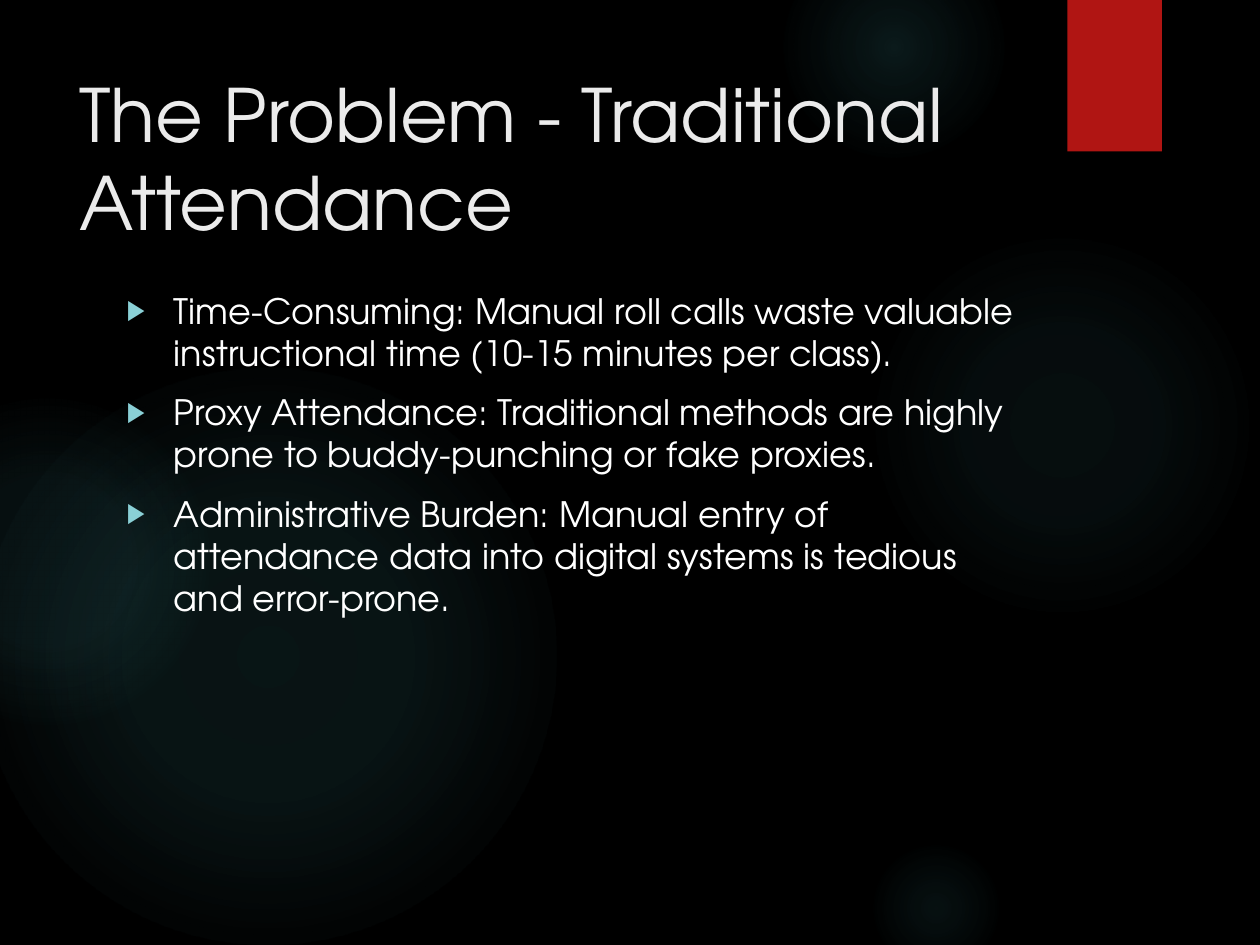
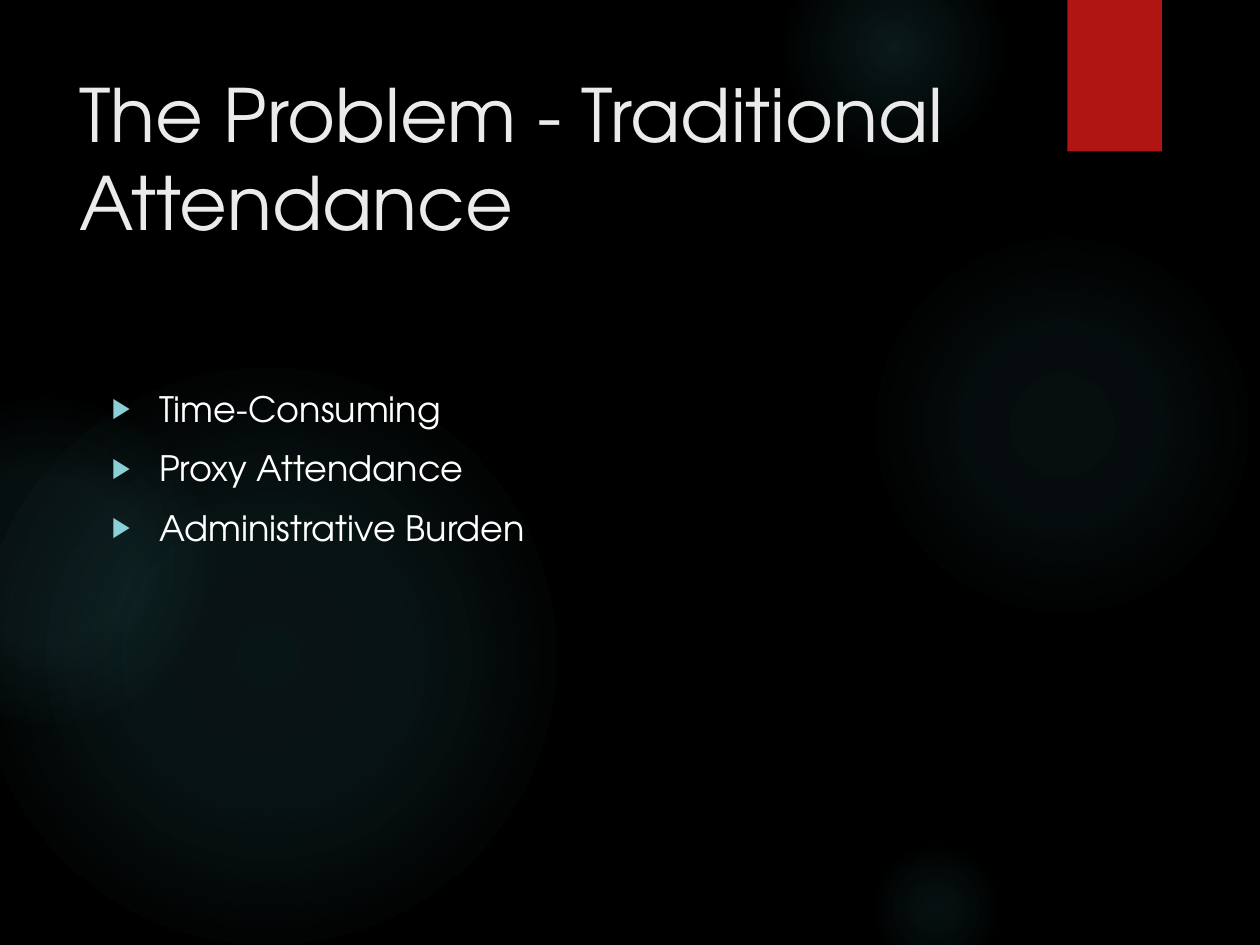
Before and after one commit to sonat43/VoxLog, a slide deck: slide 2 of VoxLog_Presentation.pptx. Drawn at 1260x945 pixels with LibreOffice and Linux fonts; fonts in the diff are those of the drawing; background and template pictures are left out. Boxes give left, top, right and bottom in pixels: in the first picture for what was removed or moved away, otherwise in the second. Text is boxed around its words. In the diff, an @@ line names an element or a change of style, - is before the commit and + after.

```diff
--- a/VoxLog_Presentation.pptx
+++ b/VoxLog_Presentation.pptx
@@ text at [159, 395, 525, 542]: text changed @@
-▶ Time-Consuming: Manual roll calls waste valuable instructional time (10-15 minutes per class).
-▶ Proxy Attendance: Traditional methods are highly prone to buddy-punching or fake proxies.
-▶ Administrative Burden: Manual entry of attendance data into digital systems is tedious and error-prone.
+▶ Time-Consuming
+▶ Proxy Attendance
+▶ Administrative Burden
```
Also in this commit, not shown: 1 other slide changed, 12 other files.
